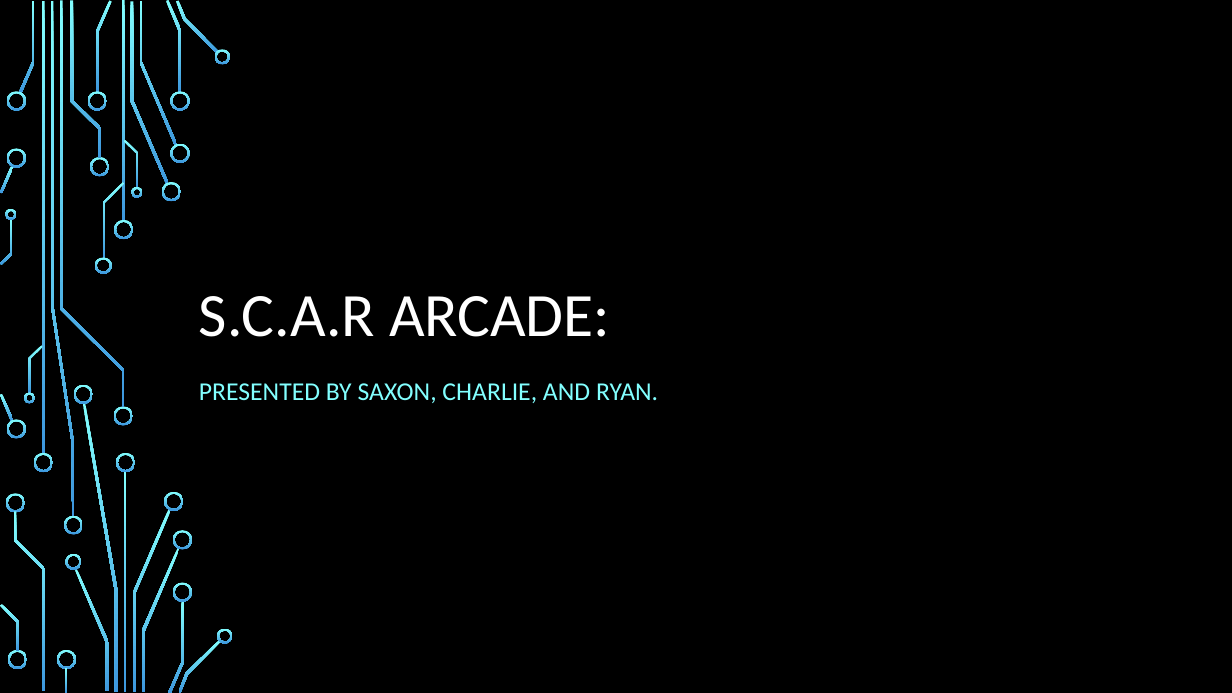
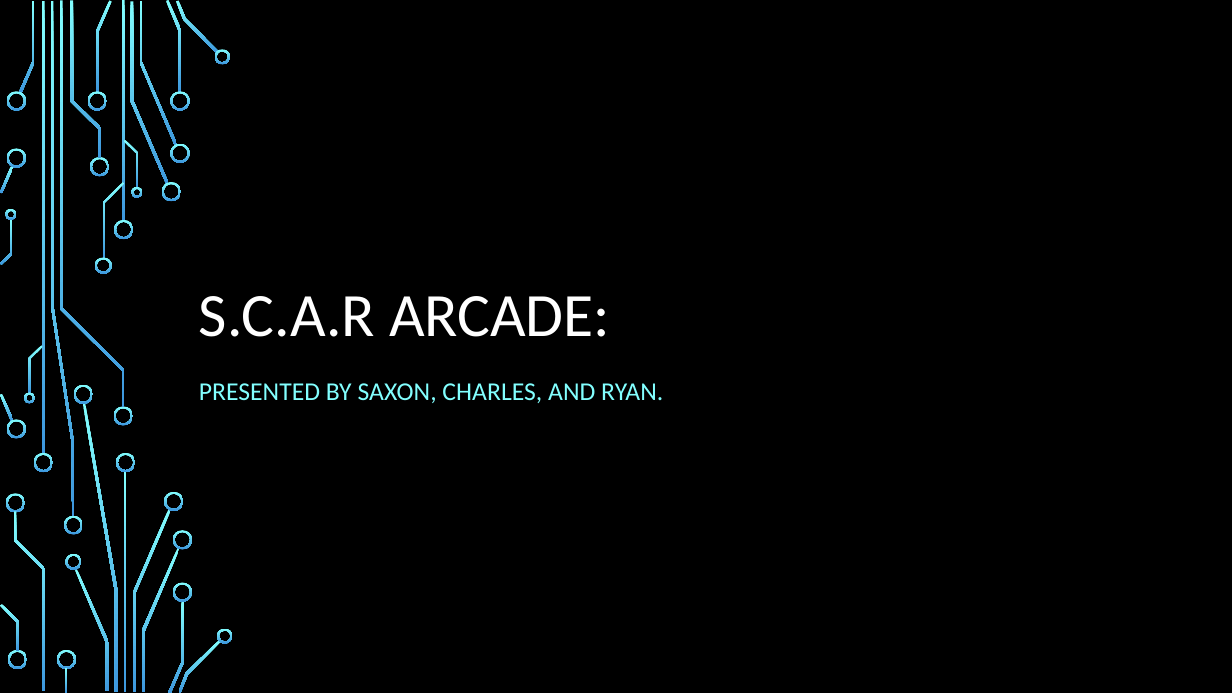
Before and after one commit to IgnitionOrk/SCaR_Arcade, a slide deck: slide 1 of SCaRArcade.pptx. Drawn at 1232x693 pixels with LibreOffice and Linux fonts; fonts in the diff are those of the drawing; background and template pictures are left out. Boxes give left, top, right and bottom in pixels: in the first picture for what was removed or moved away, otherwise in the second. Text is boxed around its words. In the diff, an @@ line names an element or a change of style, - is before the commit and + after.

```diff
--- a/SCaRArcade.pptx
+++ b/SCaRArcade.pptx
@@ subtitle at bbox=[199, 383, 663, 403]: text changed @@
-PRESENTED BY SAXON, CHARLIE, AND RYAN.
+PRESENTED BY SAXON, CHARLES, AND RYAN.
```
Also in this commit, not shown: 1 slide added, 1 other file.
